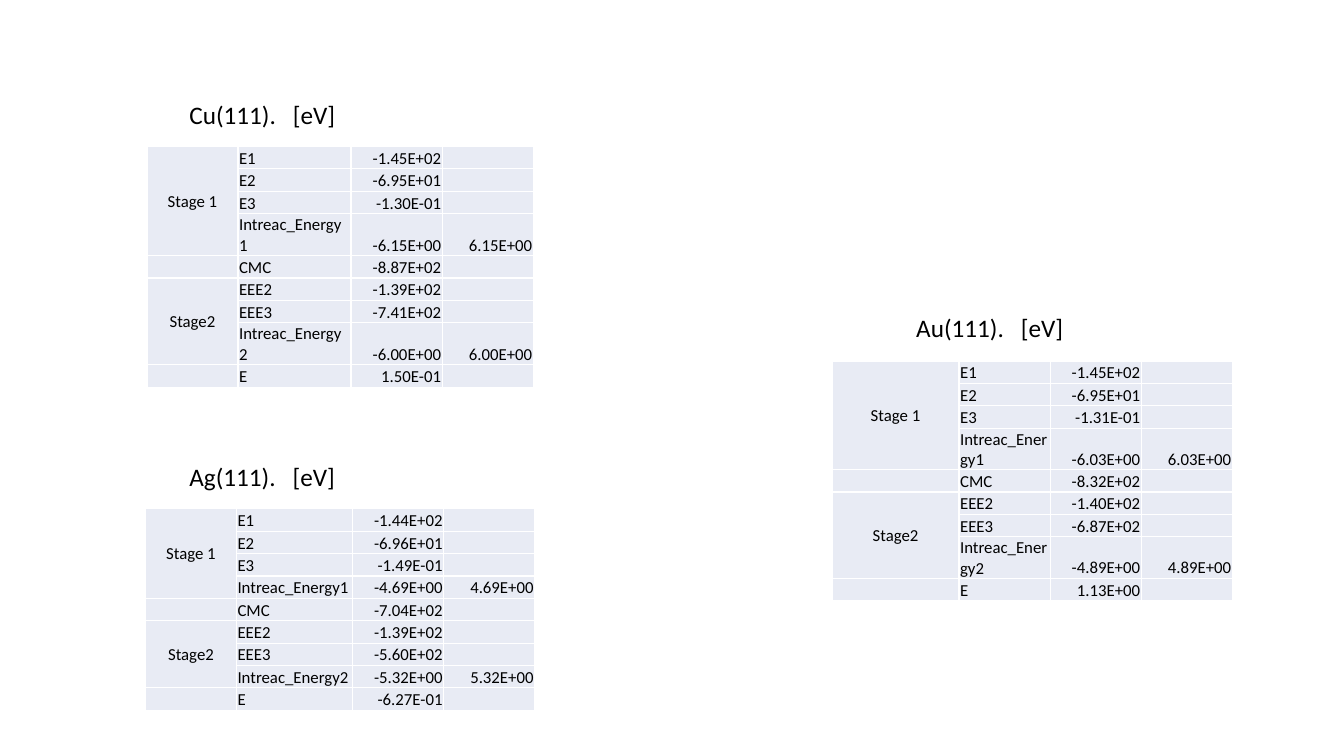
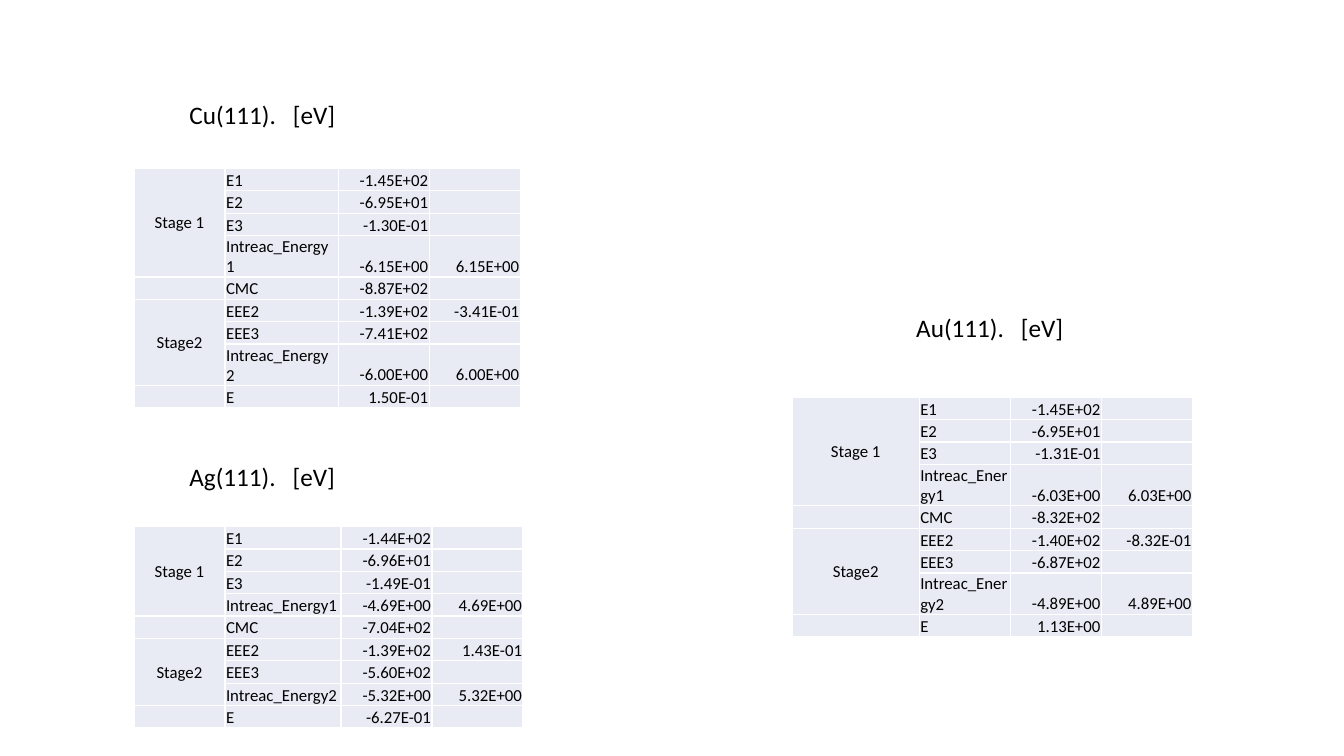
Before and after one commit to rzk1/ullmann, a slide deck: slide 6 of EnergyFile.pptx. Drawn at 1344x756 pixels with LibreOffice and Linux fonts; fonts in the diff are those of the drawing. Boxes give left, top, right and bottom in pixels: in the first picture for what was removed or moved away, otherwise in the second. Text is boxed around its words. In the diff, an @@ line names an element or a change of style, - is before the commit and + after.

Commit message:
Phenyl_interaction

```diff
--- a/EnergyFile.pptx
+++ b/EnergyFile.pptx
@@ table at [134,168,519,708] @@
-row 6, column 4: 
+row 6, column 4: -3.41E-01
@@ table: place and size @@
-table at [147,146,532,690]
+table at [134,168,519,708]
@@ table at [792,397,1192,637] @@
-row 6, column 4: 
+row 6, column 4: -8.32E-01
@@ table: place and size @@
-table at [832,361,1231,601]
+table at [792,397,1192,637]
@@ table at [134,526,522,728] @@
-row 6, column 4: 
+row 6, column 4: 1.43E-01
@@ table: place and size @@
-table at [145,509,533,711]
+table at [134,526,522,728]
```
